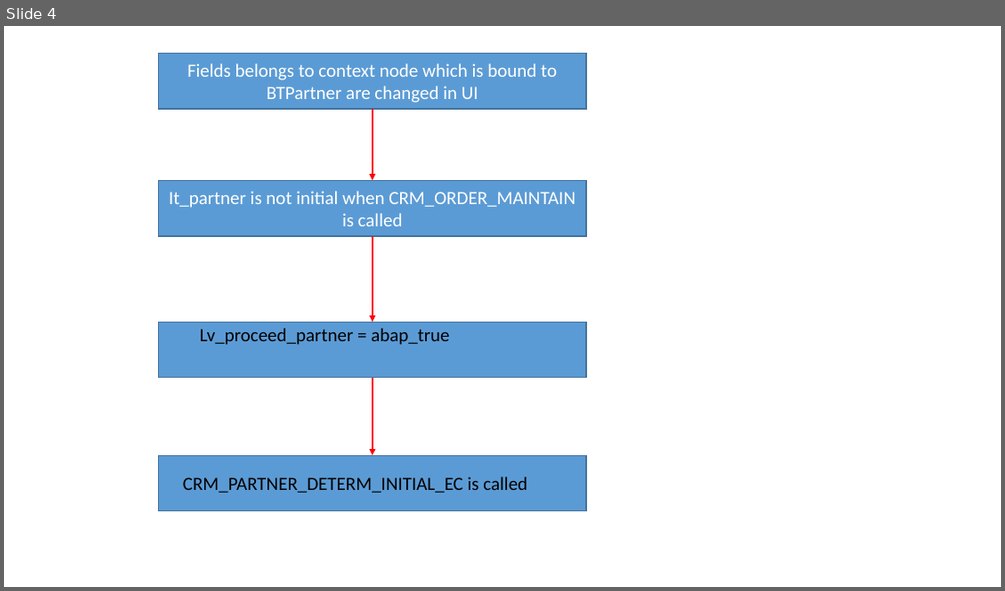
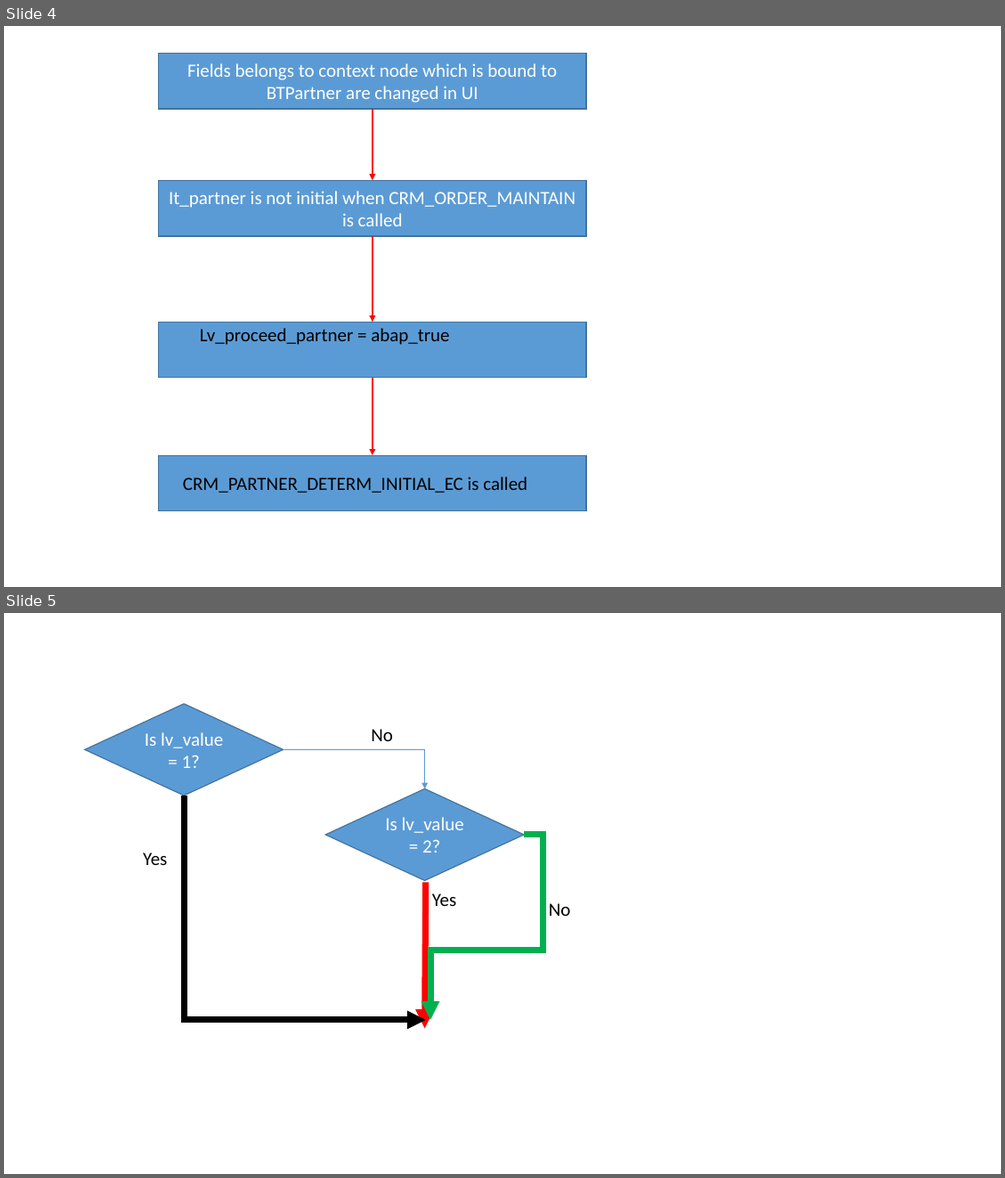
Before and after one commit to mxpang/jerryslide, a slide deck: Jerry.pptx. Shown one above the other, each under a label of ours: slide 4 before the commit, slides 4 and 5 after it. The pictures are 1005x591 and 1005x1178 pixels, drawn with LibreOffice and Linux fonts; fonts in the diff are those of the drawing. Boxes give left, top, right and bottom in pixels: in the first picture for what was removed or moved away, otherwise in the second. Text is boxed around its words. In the diff, an @@ line names an element or a change of style, - is before the commit and + after.

```diff
--- a/Jerry.pptx
+++ b/Jerry.pptx
@@ slide 5 added at (4, 613, 1001, 1174), background #FFFFFF @@
@@ diamond added at (85, 704, 283, 795), fill #5B9BD5, outline #43739E 1 pt, 18 pt, text #FFFFFF @@
+Is lv_value = 1?
@@ text added at (371, 729, 393, 741), 18 pt, text #000000 @@
+No
@@ elbow arrow added from (283, 750) to (425, 788), #5B9BD5 0.5 pt @@
@@ elbow arrow added from (184, 795) to (426, 1020), #000000 6 pt @@
@@ diamond added at (325, 788, 524, 881), fill #5B9BD5, outline #43739E 1 pt, 18 pt, text #FFFFFF @@
+Is lv_value = 2?
@@ text added at (143, 852, 167, 865), 18 pt, text #000000 @@
+Yes
@@ elbow arrow added from (524, 835) to (430, 1020), #00B050 6 pt @@
@@ arrow added from (426, 882) to (425, 1028), #FF0000 6 pt @@
@@ text added at (432, 893, 456, 906), 18 pt, text #000000 @@
+Yes
@@ text added at (549, 903, 571, 916), 18 pt, text #000000 @@
+No
```
Also in this commit, not shown: 3 other files.
